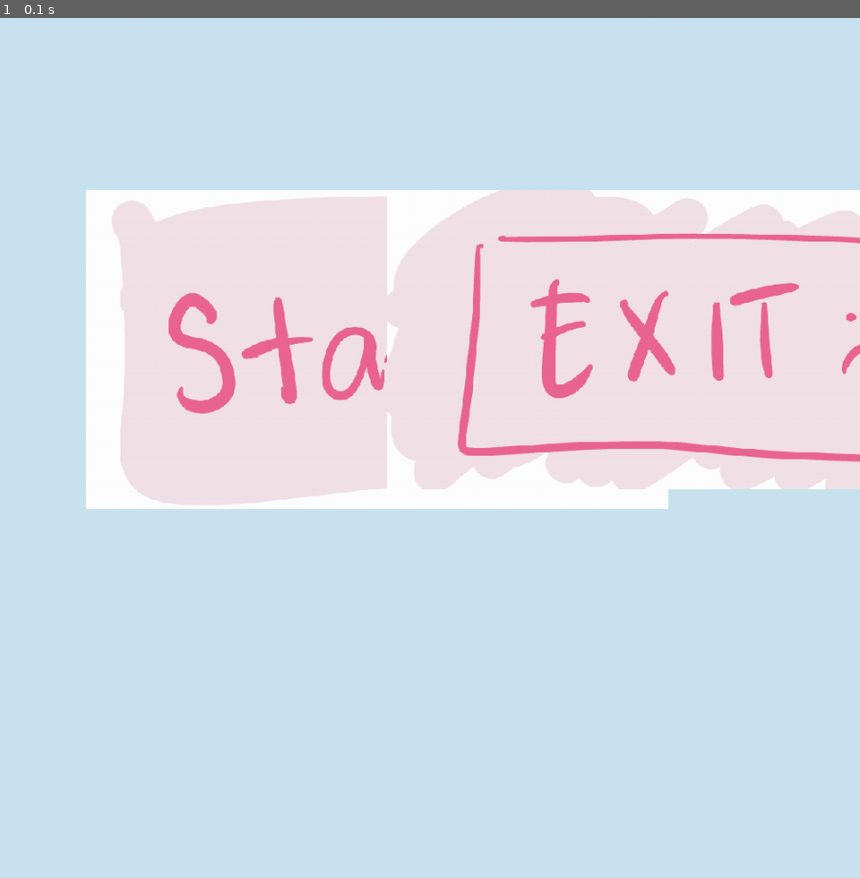
Above: before the commit, frame 1.
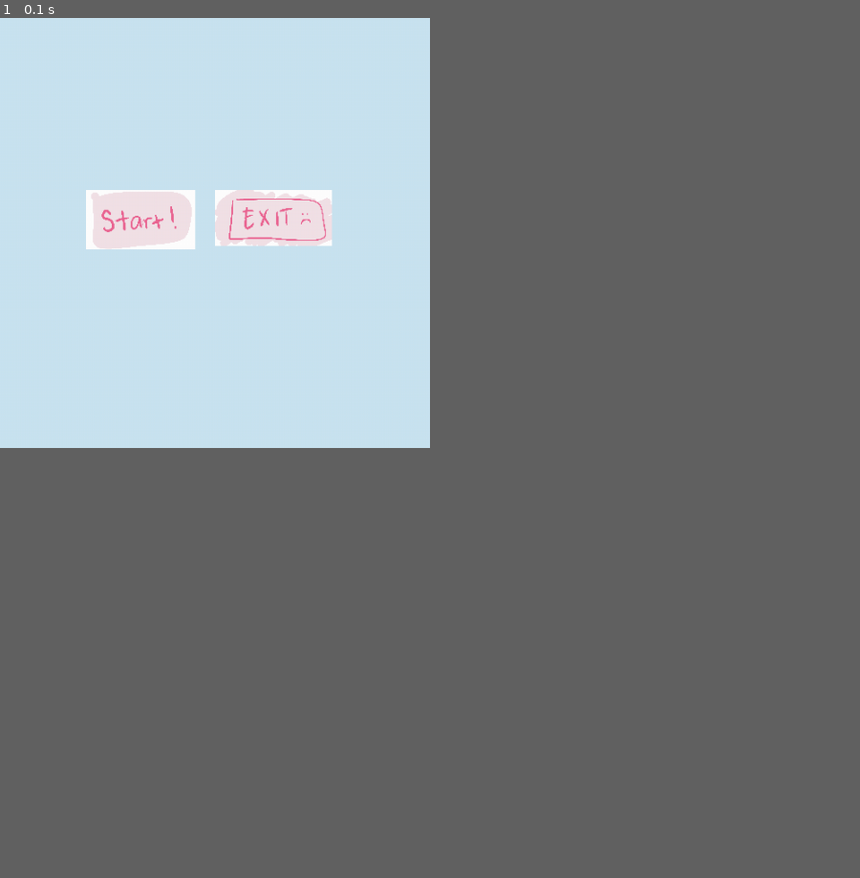
Above: after the commit, the same moment.

Repository: stellasap/CLPS_0950_FinalProject
Game: pygame game, started from button_main.py
The game is run twice, just before and just after one commit, with the same random seed, the same clock (stepped at 60 frames per second) and the same inputs.
Inputs:
- Up to frame 1 (0.1 s): no input
In our replay, the window is 900x900 before the commit and 450x450 after it. These sizes can differ from the game's own. Grey fills any space a smaller window leaves; there, only what the larger window draws over its background counts as a difference.

The runs differ from the first frame. In frame 1, 32% of the frame differs, in the area x 10-100%, y 20-58%.

Commit message:
researched and tried to connect camera to pygame
time: 3 hours

Diff:
--- a/button.py
+++ b/button.py
@@ -2,7 +2,7 @@
 
 #button class
 class Button():
-	def __init__(self, x, y, image, scale):
+	def __init__(self, x, y, image, scale): #self, x coordinate, y coordinate, image picture, scale factor
 		width = image.get_width()
 		height = image.get_height()
 		self.image = pygame.transform.scale(image, (int(width * scale), int(height * scale)))
@@ -15,7 +15,7 @@
 		#get mouse position
 		pos = pygame.mouse.get_pos()
 
-		#check mouseover and clicked conditions
+		#if mouse touches and/or clicks
 		if self.rect.collidepoint(pos):
 			if pygame.mouse.get_pressed()[0] == 1 and self.clicked == False:
 				self.clicked = True
--- a/button_main.py
+++ b/button_main.py
@@ -1,9 +1,11 @@
 import pygame
 import button
 
+# example of what buttons will look like
+
 #create display window
-SCREEN_HEIGHT = 1000
-SCREEN_WIDTH = 1000
+SCREEN_HEIGHT = 500
+SCREEN_WIDTH = 500
 
 screen = pygame.display.set_mode((SCREEN_WIDTH, SCREEN_HEIGHT))
 pygame.display.set_caption('Button Demo')
@@ -13,8 +15,8 @@
 exit_img = pygame.image.load('images/exit_button.jpeg').convert_alpha()
 
 #create button instances
-start_button = button.Button(100, 200, start_img, 0.8)
-exit_button = button.Button(450, 200, exit_img, 0.8)
+start_button = button.Button(100, 200, start_img, 0.15)
+exit_button = button.Button(250, 200, exit_img, 0.15)
 
 #game loop
 run = True
--- /dev/null
+++ b/diff game attempts/capture_img.py
@@ -0,0 +1,27 @@
+import pygame
+import pygame.camera
+from pygame.locals import *
+import sys # to access the system
+import cv2
+
+pygame.init()
+pygame.camera.init()
+
+camlist = pygame.camera.list_cameras()
+if camlist:
+    cam = pygame.camera.Camera(camlist[1],(640,480))
+
+cam.start()
+image = cam.get_image()
+
+cam.set_controls(hflip = True, vflip = False)
+cam.get_controls()
+
+img = cv2.imread(image, cv2.IMREAD_ANYCOLOR)
+
+while True:
+    cv2.imshow("Sheep", img)
+    cv2.waitKey(0)
+    sys.exit() # to exit from all the processes
+
+#cv2.destroyAllWindows() # destroy all windows
--- /dev/null
+++ b/diff game attempts/pygame_camera.py
@@ -0,0 +1,33 @@
+import pygame.camera
+import pygame.image
+import sys
+
+pygame.camera.init()
+
+cameras = pygame.camera.list_cameras()
+
+print ("Using camera %s ..." % cameras[1])
+
+webcam = pygame.camera.Camera(cameras[1])
+
+webcam.start()
+
+# grab first frame
+img = webcam.get_image()
+
+WIDTH = img.get_width()
+HEIGHT = img.get_height()
+
+screen = pygame.display.set_mode( ( WIDTH, HEIGHT ) )
+pygame.display.set_caption("pyGame Camera View")
+
+while True :
+     for e in pygame.event.get() :
+         if e.type == pygame.QUIT :
+             sys.exit()
+
+     # draw frame
+     screen.blit(img, (0,0))
+     pygame.display.flip()
+     # grab next frame
+     img = webcam.get_image()
--- a/flagged/log.csv
+++ b/flagged/log.csv
@@ -1,2 +1,3 @@
 im,output,flag,username,timestamp
 ,,,,2023-04-25 14:11:53.918121
+/Users/camilleaquino/Documents/GitHub/CLPS_0950_FinalProject/flagged/im/tmpcrd4nqj6.png,/Users/camilleaquino/Documents/GitHub/CLPS_0950_FinalProject/flagged/output/tmpcmbx28g9.png,,,2023-04-27 23:34:15.483888
--- a/game.py
+++ b/game.py
@@ -1,6 +1,8 @@
 #import sys
 import pygame
 import button
+import demo_camera # how to use demo camera in game?
+import random
 
 pygame.init()
 
@@ -67,13 +69,16 @@
      #   menu_state = "main"
   else: # during the game
     draw_text("Press SPACE to pause", font, text_col, 160, 250)
-    import string
-    import random
 
-    # randomly choose a letter from A-Z except J, Z
+    # randomly choose a letter from A-Z except J, Z #################################
     chars = 'abcdefghiklmnopqrstuvwxy'
     randomLetter = random.choice(chars)
     draw_text(randomLetter, font, text_col, 125, 250)
+    #pygame.time.set_timer(2)
+    # need to be able to code so that the game displays text, the person shows the hand shape
+    # and if it's right it moves onto the next one and adds a score
+#################################
+
   #event handler
   for event in pygame.event.get():
     if event.type == pygame.KEYDOWN:
Renamed: game_diff_attempt.py -> diff game attempts/game_diff_attempt.py
Binary file added: flagged/im/tmpcrd4nqj6.png
Binary file added: flagged/output/tmpcmbx28g9.png
